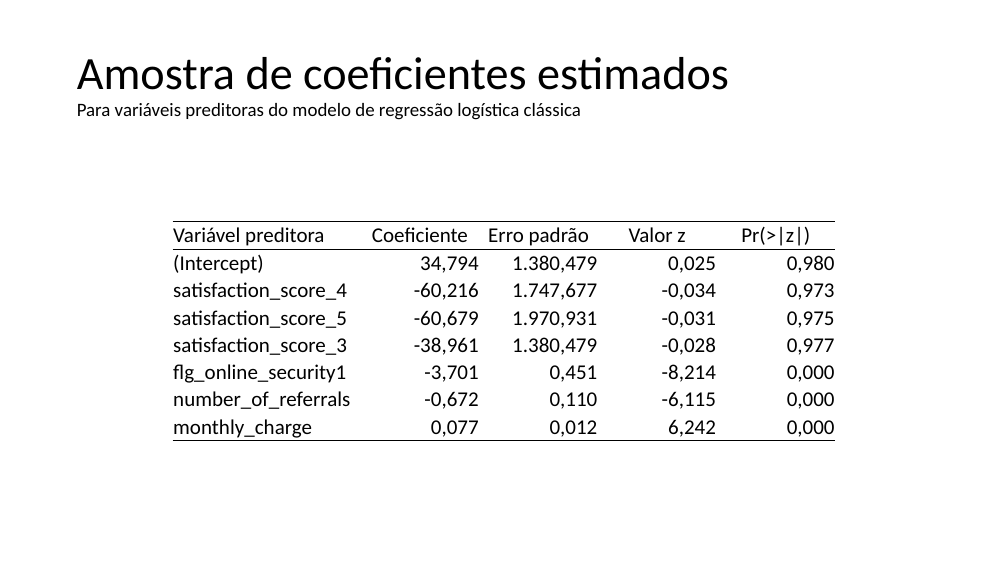
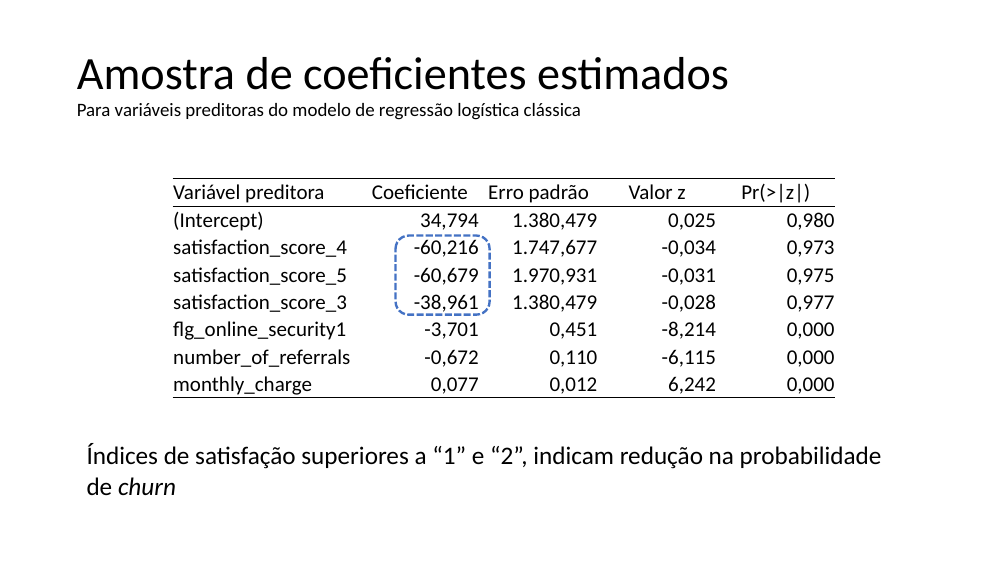
Before and after one commit to franzmonteiro/new_telco_churn, a slide deck: slide 19 of apresentacao.pptx (slide 15 before the commit). Drawn at 1008x567 pixels with LibreOffice and Linux fonts; fonts in the diff are those of the drawing; background and template pictures are left out. Boxes give left, top, right and bottom in pixels: in the first picture for what was removed or moved away, otherwise in the second. Text is boxed around its words. In the diff, an @@ line names an element or a change of style, - is before the commit and + after.

```diff
--- a/apresentacao.pptx
+++ b/apresentacao.pptx
@@ table: place and size @@
-table at (172, 222, 836, 442)
+table at (172, 178, 836, 399)
@@ rounded rectangle added at (395, 236, 489, 315), outline #4472C4 2.25 pt dashed @@
@@ text added at (87, 444, 882, 495), 24 pt, text #000000 @@
+Índices de satisfação superiores a “1” e “2”, indicam redução na probabilidade de churn
```
Also in this commit, not shown: 8 other slides changed, 11 slides added, 8 slides removed.
